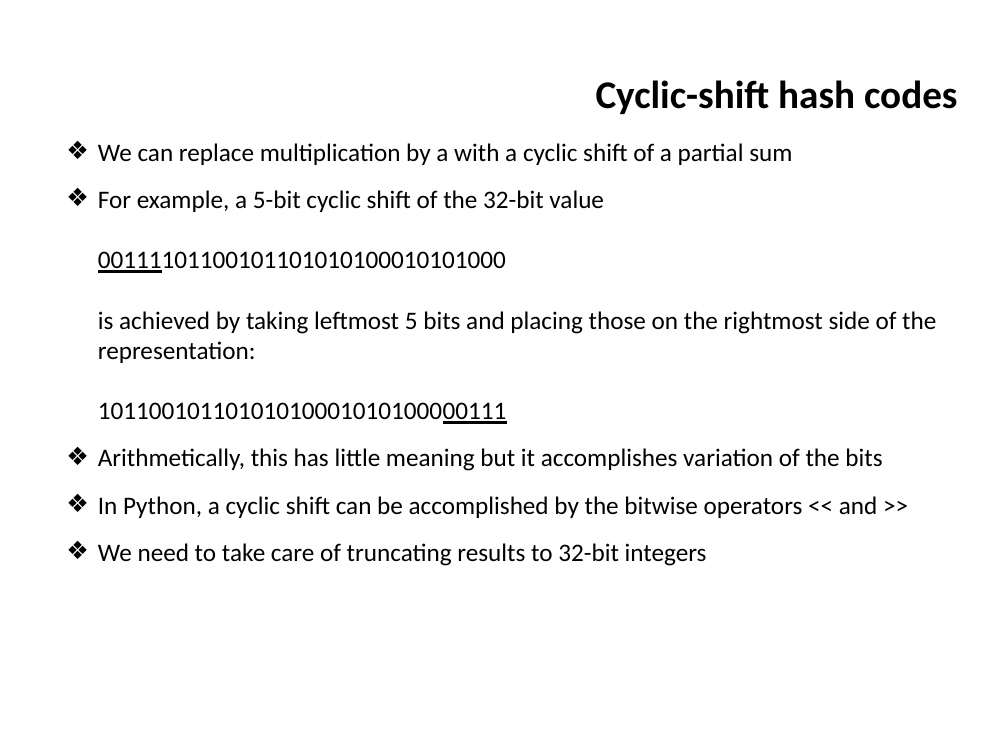
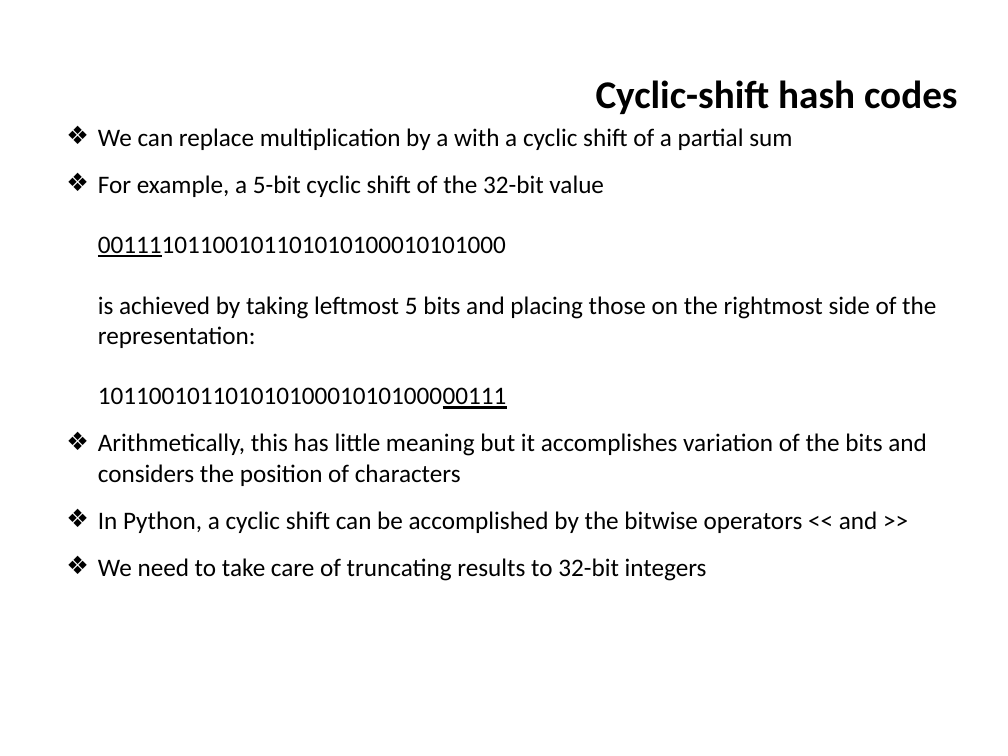
Before and after one commit to ifromm/dsa, a slide deck: slide 21 of slides/unit_5_hashtables.pptx. Drawn at 1008x756 pixels with LibreOffice and Linux fonts; fonts in the diff are those of the drawing; background and template pictures are left out. Boxes give left, top, right and bottom in pixels: in the first picture for what was removed or moved away, otherwise in the second. Text is boxed around its words. In the diff, an @@ line names an element or a change of style, - is before the commit and + after.

```diff
--- a/slides/unit_5_hashtables.pptx
+++ b/slides/unit_5_hashtables.pptx
@@ text at bbox=[98, 433, 927, 486]: text changed @@
-❖ Arithmetically, this has little meaning but it accomplishes variation of the bits
+❖ Arithmetically, this has little meaning but it accomplishes variation of the bits and considers the position of characters
```
Also in this commit, not shown: 12 other slides changed, 3 slides removed, 1 other file.
